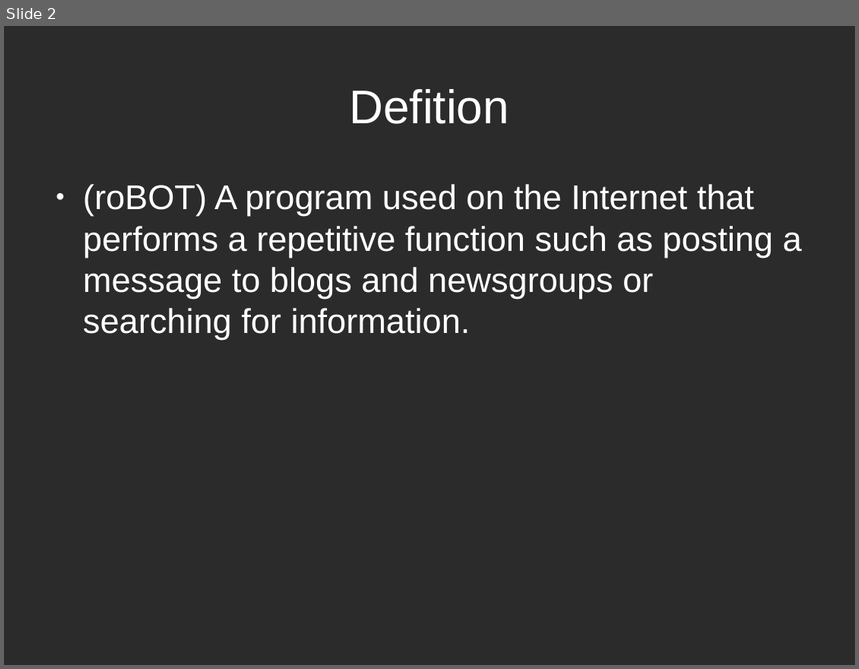
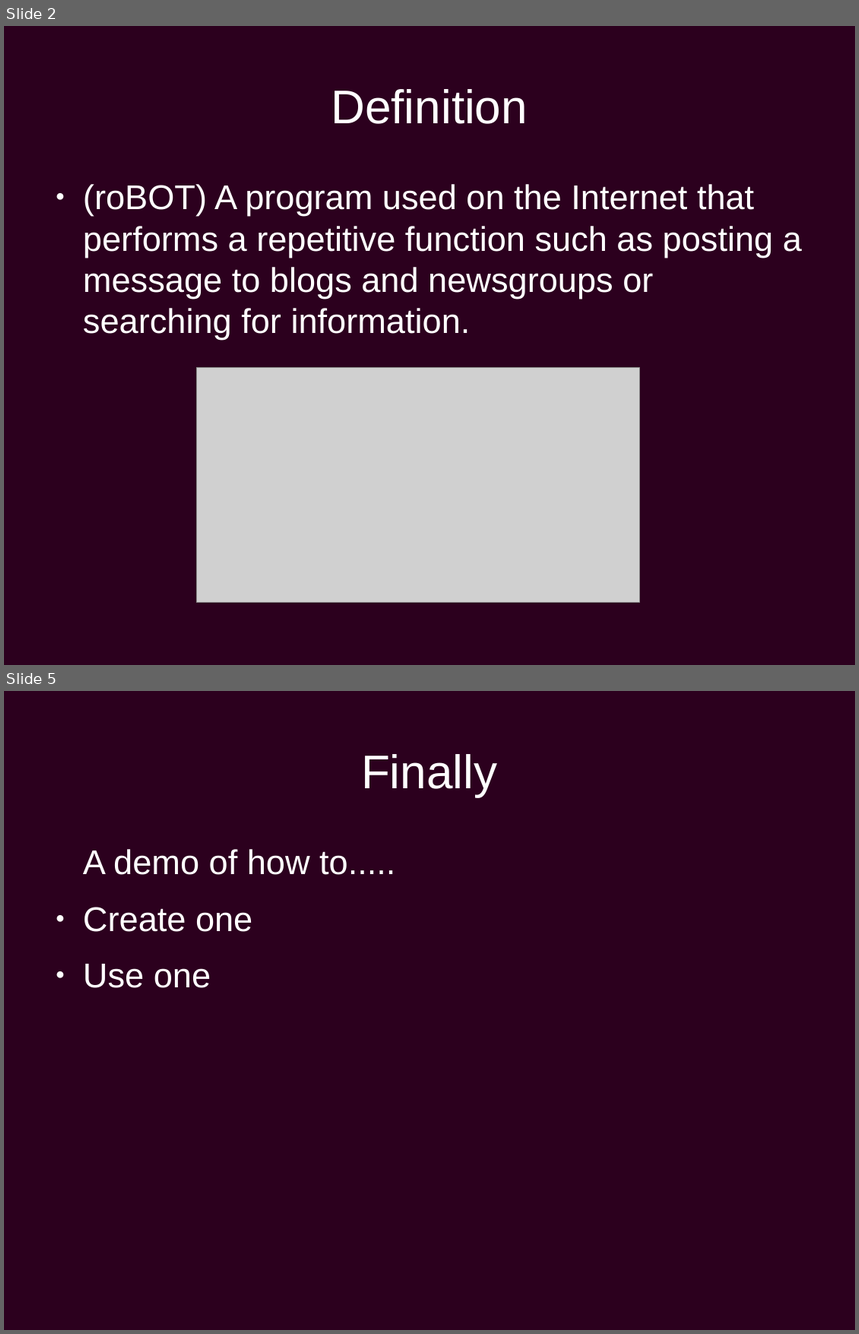
Before and after one commit to gitalry/Yusudd, a slide deck: bots.odp. Shown one above the other, each under a label of ours: slide 2 before the commit, slides 2 and 5 after it; the slides between them are not shown. The pictures are 859x669 and 859x1334 pixels, drawn with LibreOffice and Linux fonts; fonts in the diff are those of the drawing; grey boxes stand for pictures; background and template pictures are left out; a plain dark background stands for a picture behind light text. Boxes give left, top, right and bottom in pixels: in the first picture for what was removed or moved away, otherwise in the second. Text is boxed around its words. In the diff, an @@ line names an element or a change of style, - is before the commit and + after.

```diff
--- a/bots.odp
+++ b/bots.odp
@@ slide 5 added at [4, 691, 855, 1330], background #2C001E @@
@@ title added at [361, 754, 497, 797], 44 pt, text #FFFFFF @@
+Finally
@@ text added at [83, 849, 395, 988], 32 pt, text #FFFFFF @@
+A demo of how to.....
+● Create one
+● Use one
@@ slide 2 changed as well @@
@@ background picture (left out) to #2C001E @@
@@ title at [331, 89, 528, 124]: text changed @@
-Defition
+Definition
@@ picture added at [196, 367, 639, 602] @@
```
Also in this commit, not shown: 1 other slide changed, 2 other slides added, 1 slide removed, 1 other file.
